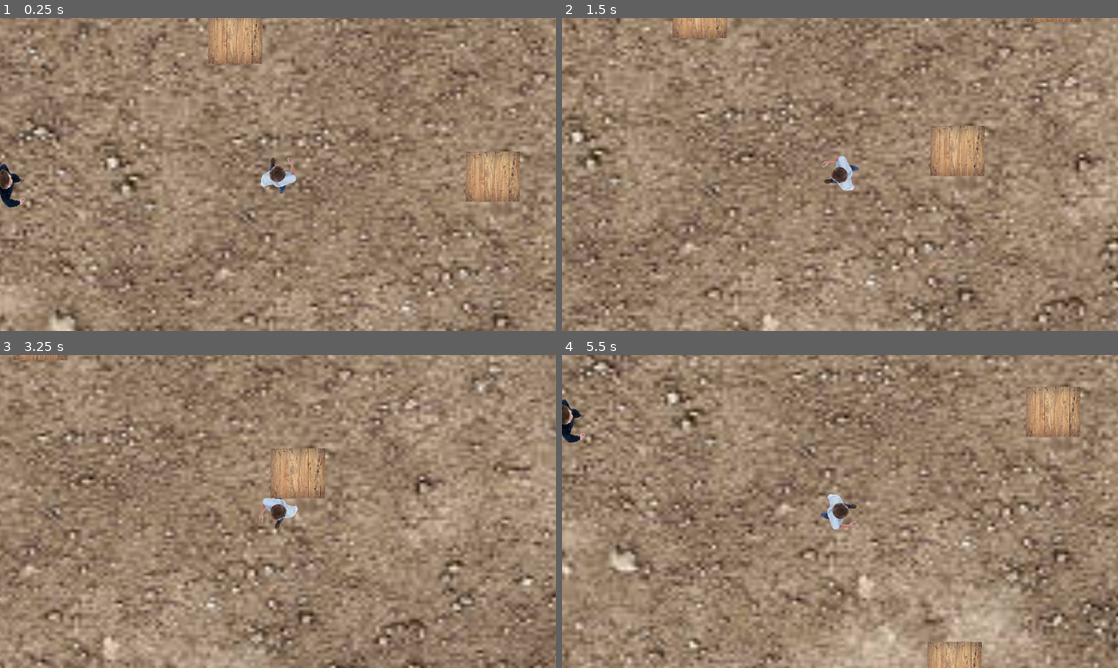
Above: before the commit, frames 1-4 (two rows, left to right).
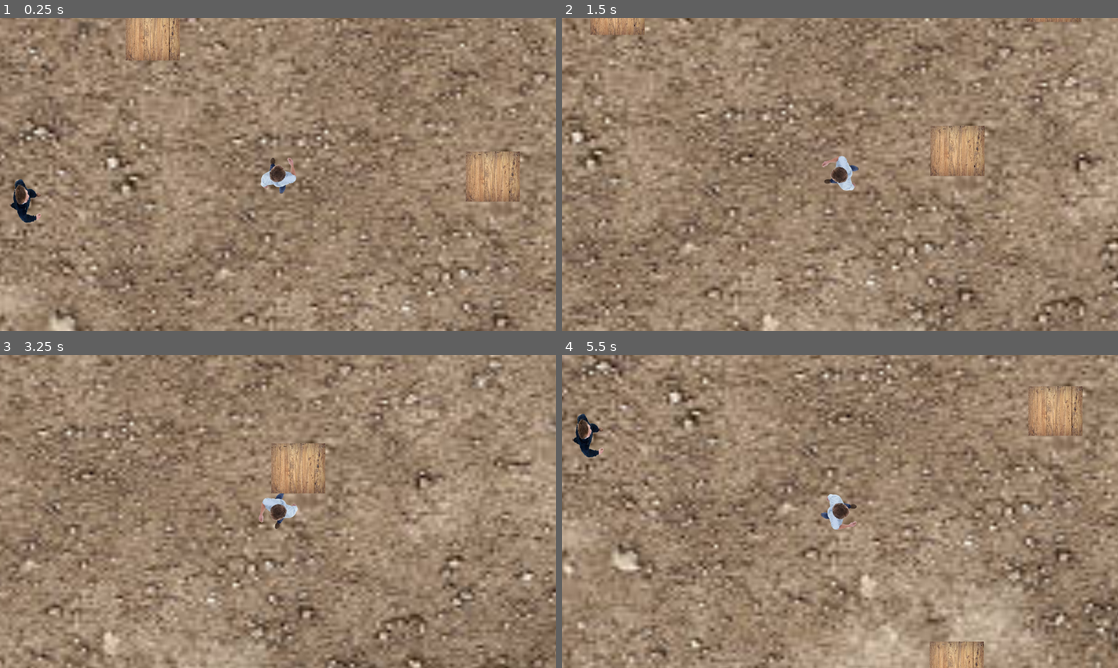
Above: after the commit, the same moments.

Repository: elijoh75/ElijahJohnsonShooter
Game: Godot game, scene res://Scenes/world.tscn
Same seed, same stepped clock (60 frames per second), same inputs: the game is played once before the commit and once after it.
Inputs (mouse positions are in pixels of both pictures, inside the frame that each line leads up to):
- Up to frame 1 (0.25 s): no input
- Up to frame 2 (1.5 s): move the mouse to (962, 158) at 0.52 s; hold D (move_right) 0.53-1.28 s; move the mouse to (728, 190) at 1.27 s; hold S (move_down) from 1.28 s (still down)
- Up to frame 3 (3.25 s): move the mouse to (333, 442) at 2.02 s; release S (move_down) at 2.03 s; hold D (move_right) 2.03-2.78 s; move the mouse to (250, 574) at 2.77 s; hold W (move_up) from 2.78 s (still down)
- Up to frame 4 (5.5 s): move the mouse to (1006, 558) at 3.52 s; release W (move_up) at 3.53 s; hold A (move_left) 3.53-5.03 s; move the mouse to (673, 464) at 4.27 s; move the mouse to (867, 511) at 5.02 s; hold S (move_down) from 5.03 s (still down)

The runs differ from the first frame. In frame 1, 2.7% of the frame differs, in the area x 0-48%, y 0-66%; in frame 2, 0.8%; in frame 3, 29%, in the area x 0-100%, y 0-100%; in frame 4, 11%.

Commit message:
0.4stable
almost working

Diff:
--- a/elijah-top-down-shooter/Scenes/Enemy.tscn
+++ b/elijah-top-down-shooter/Scenes/Enemy.tscn
@@ -4,8 +4,8 @@
 [ext_resource type="Script" uid="uid://cpbhy5l6hfm1i" path="res://Scripts/enemy.gd" id="1_wovta"]
 
 [sub_resource type="CapsuleShape2D" id="CapsuleShape2D_m1htj"]
-radius = 6.2243767
-height = 32.228252
+radius = 15.171919
+height = 35.79017
 
 [node name="Enemy" type="CharacterBody2D" unique_id=2087543822]
 collision_layer = 8
@@ -13,20 +13,24 @@
 script = ExtResource("1_wovta")
 
 [node name="Sprite2D" type="Sprite2D" parent="." unique_id=1071129587]
-position = Vector2(-56.295227, -30)
+position = Vector2(-1.2952347, -9.830353)
 scale = Vector2(0.22637485, 0.3959461)
 texture = ExtResource("1_m1htj")
 
 [node name="CollisionShape2D" type="CollisionShape2D" parent="." unique_id=692208188]
-position = Vector2(-67, -21.000002)
+position = Vector2(-7.6293945e-06, -0.8303547)
 scale = Vector2(2.5705385, 2.9166956)
 shape = SubResource("CapsuleShape2D_m1htj")
 
 [node name="PlayerDetector" type="Area2D" parent="." unique_id=411536879]
+position = Vector2(-1.0000076, 0.16964722)
 collision_layer = 16
 collision_mask = 2
 
 [node name="CollisionPolygon2D" type="CollisionPolygon2D" parent="PlayerDetector" unique_id=1104689361]
-position = Vector2(-68.0125, -20.584732)
+position = Vector2(0, 1.000001)
 scale = Vector2(0.98451835, 1.0022905)
-polygon = PackedVector2Array(-1.0030365, -14.382324, 406.30273, -194.96869, 407.31848, 137.27031, -1.0030365, 12.555971)
+polygon = PackedVector2Array(-1.0030365, -51.297768, 406.30273, -194.96869, 407.31848, 137.27031, 0.0126953125, 51.466843)
+
+[connection signal="body_entered" from="PlayerDetector" to="." method="_on_player_detector_body_entered"]
+[connection signal="body_exited" from="PlayerDetector" to="." method="_on_player_detector_body_exited"]
--- a/elijah-top-down-shooter/Scenes/player.tscn
+++ b/elijah-top-down-shooter/Scenes/player.tscn
@@ -6,12 +6,12 @@
 [sub_resource type="PlaceholderTexture2D" id="PlaceholderTexture2D_6t5aa"]
 
 [sub_resource type="CapsuleShape2D" id="CapsuleShape2D_vgqql"]
-radius = 459.0
-height = 2030.0
+radius = 952.10956
+height = 2008.1462
 
 [sub_resource type="CapsuleShape2D" id="CapsuleShape2D_cvnsp"]
-radius = 389.72656
-height = 1834.4391
+radius = 883.38007
+height = 1885.3958
 
 [node name="Player" type="CharacterBody2D" unique_id=1170543372]
 position = Vector2(6.000001, -22)
--- a/elijah-top-down-shooter/Scenes/world.tscn
+++ b/elijah-top-down-shooter/Scenes/world.tscn
@@ -25,7 +25,7 @@
 position = Vector2(908, 552)
 
 [node name="box2" parent="." unique_id=2101479781 instance=ExtResource("2_5a7ea")]
-position = Vector2(315, 235)
+position = Vector2(125, 228.00002)
 
 [node name="box3" parent="." unique_id=1402498480 instance=ExtResource("2_5a7ea")]
 position = Vector2(1131, 198)
@@ -37,9 +37,9 @@
 position = Vector2(681, 1139)
 
 [node name="box6" parent="." unique_id=941398012 instance=ExtResource("2_5a7ea")]
-position = Vector2(-532, 219)
+position = Vector2(-444, 71)
 
 [node name="Enemy" parent="." unique_id=2087543822 instance=ExtResource("4_8j60k")]
-position = Vector2(-205, 557)
+position = Vector2(-222, 572)
 
 [node name="MainCamera" type="Camera2D" parent="." unique_id=157449977]
--- a/elijah-top-down-shooter/Scripts/enemy.gd
+++ b/elijah-top-down-shooter/Scripts/enemy.gd
@@ -1,2 +1,42 @@
 extends CharacterBody2D
 class_name Enemy
+
+var player: Player = null
+
+var speed: float = 100.0
+var direction := Vector2.ZERO
+
+
+func _process(delta: float) -> void:
+	if player !=null:
+		look_at(player.global_position)
+
+func _physics_process(delta: float) -> void:
+	if player != null:
+		var enemey_to_player = (player.global_position - global_position)
+		if enemey_to_player.length() > 50.0:
+			direction = enemey_to_player.normalized()
+		else:
+			direction = Vector2.ZERO
+
+
+		if direction != Vector2.ZERO:
+			velocity = speed * direction
+		else:
+			velocity.x = move_toward(velocity.x, 0, speed)
+			velocity.y = move_toward(velocity.y, 0, speed)
+
+		move_and_slide()
+
+func _on_player_detector_body_entered(body: Node2D) -> void:
+	if body is Player:
+		if player == null:
+			player = body
+			print(name + " found the player")
+
+
+func _on_player_detector_body_exited(body: Node2D) -> void:
+	if body is Player:
+		if player != null:
+			player = null
+			print(name + " lost the player")
--- a/elijah-top-down-shooter/Scripts/player.gd
+++ b/elijah-top-down-shooter/Scripts/player.gd
@@ -1,4 +1,5 @@
 extends CharacterBody2D
+class_name Player
 
 signal died
 
